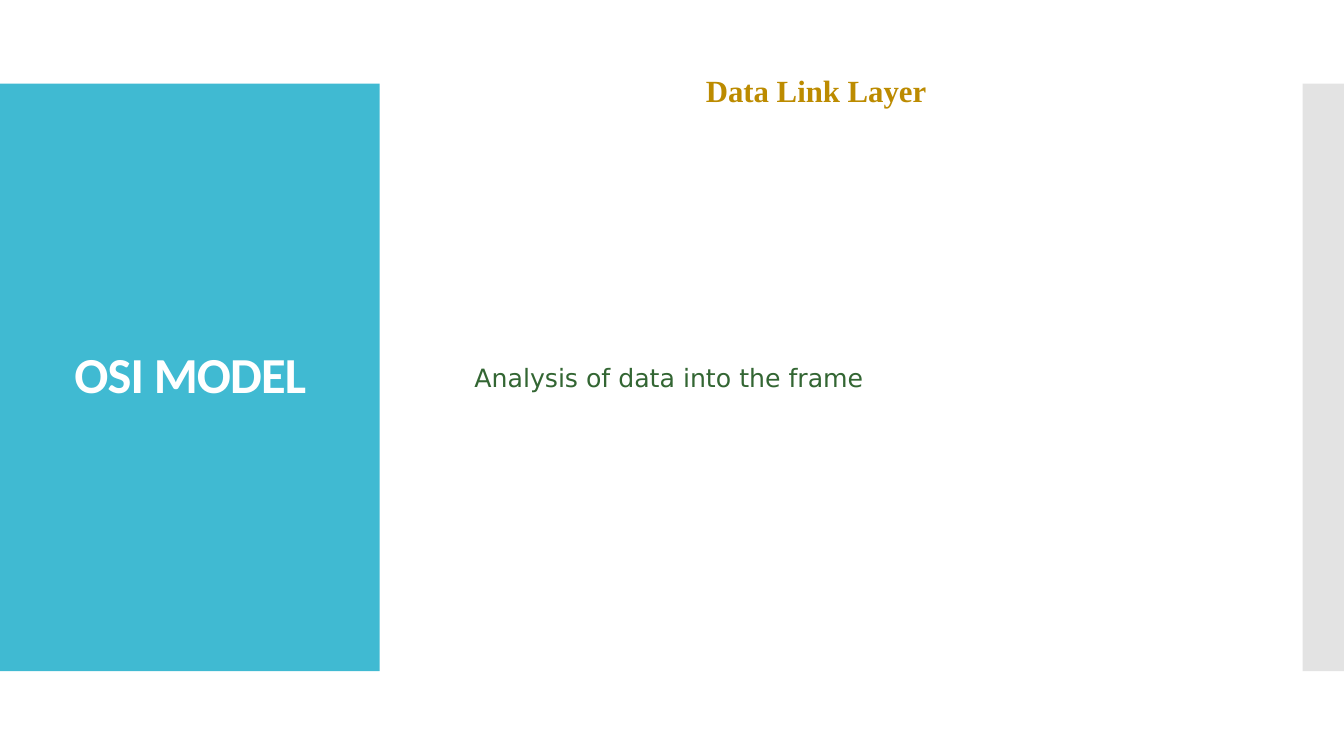
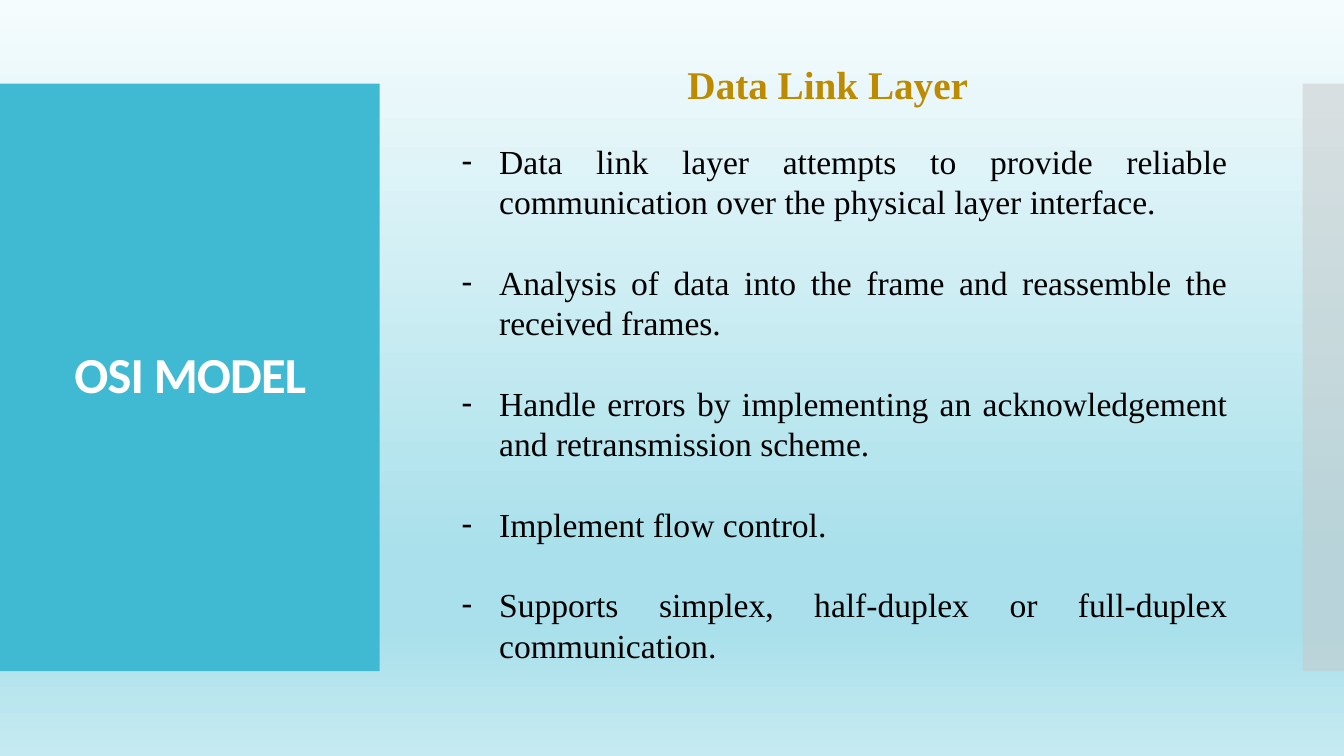
Before and after one commit to tiendatdk3493/video-javaScript, a slide deck: slide 5 of TCP-IP.pptx. Drawn at 1344x756 pixels with LibreOffice and Linux fonts; fonts in the diff are those of the drawing. Boxes give left, top, right and bottom in pixels: in the first picture for what was removed or moved away, otherwise in the second. Text is boxed around its words. In the diff, an @@ line names an element or a change of style, - is before the commit and + after.

```diff
--- a/TCP-IP.pptx
+++ b/TCP-IP.pptx
@@ background #FFFFFF to gradient #F5FCFD to #A9E0EB to #C6EAF1 @@
@@ text "Data Link Layer": place and size @@
-text "Data Link Layer" at bbox=[706, 80, 927, 108]
+text "Data Link Layer" at bbox=[687, 71, 968, 106]
@@ text "Data Link Layer" at bbox=[687, 71, 968, 106]: size 22 to 28 pt @@
@@ text at bbox=[499, 150, 1227, 624]: text changed; size 18 to 24 pt; font DejaVu Sans to Times New Roman; text colour #336633 to #000000 @@
-Analysis of data into the frame
+– Data link layer attempts to provide reliable communication over the physical layer interface.
+– Analysis of data into the frame and reassemble the received frames.
+– Handle errors by implementing an acknowledgement and retransmission scheme.
+– Implement flow control.
+– Supports simplex, half-duplex or full-duplex communication.
```
Also in this commit, not shown: 20 other slides changed, 5 slides added, 1 slide removed, 1 other file.
